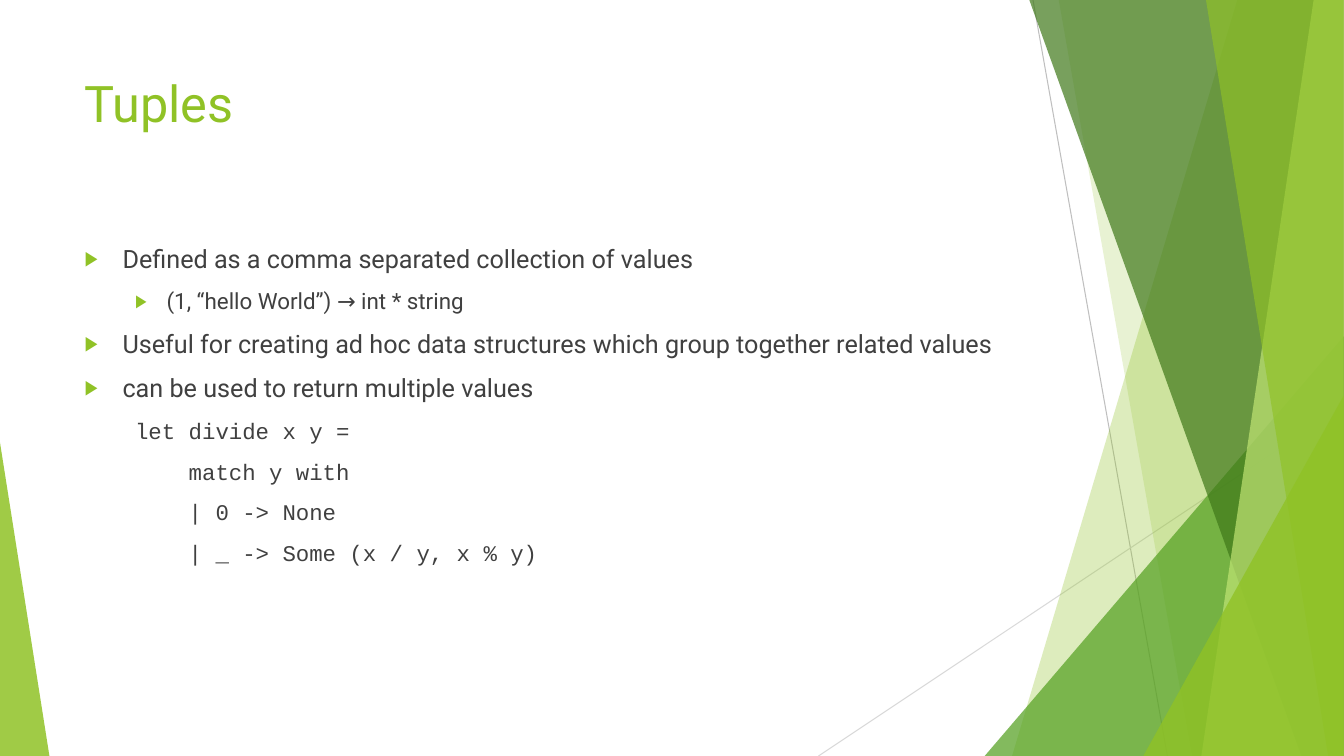
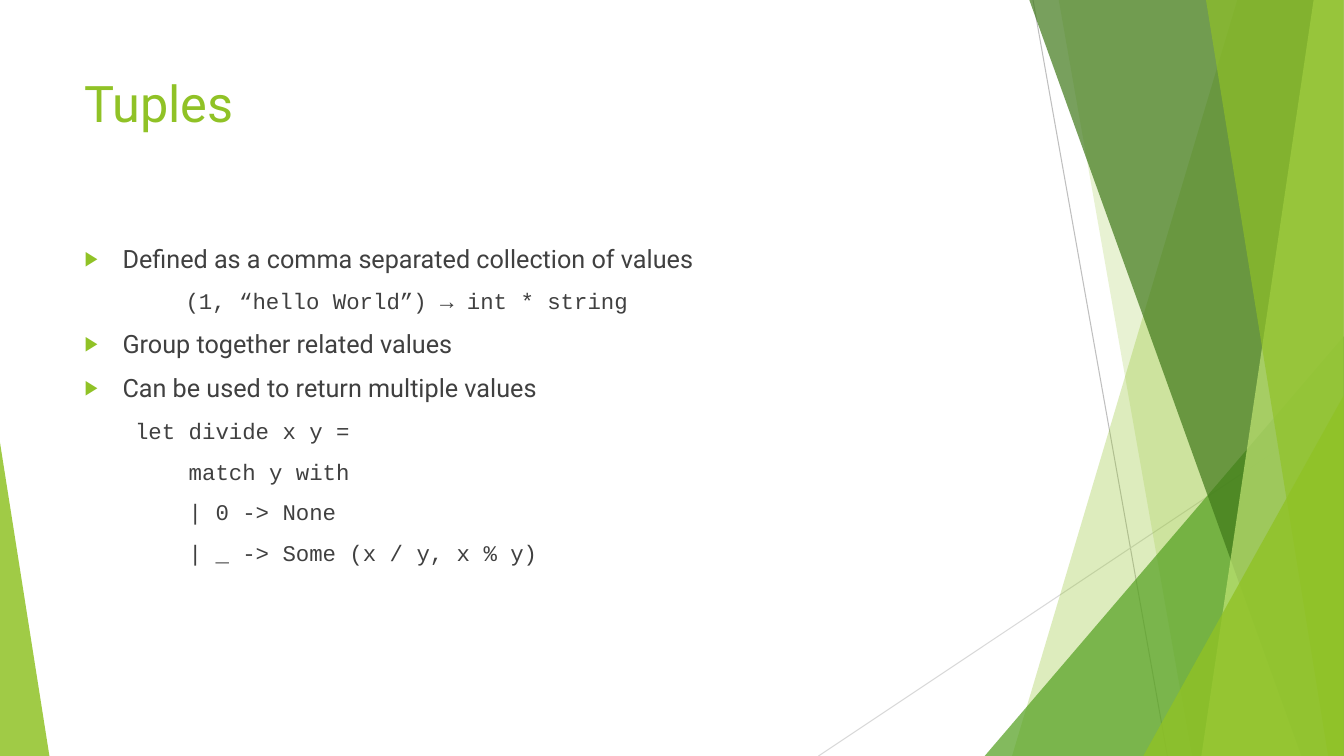
Before and after one commit to danielepo/F-Bootcamp, a slide deck: slide 42 of Presentation/Functional Programming with FSharp.pptx (slide 43 before the commit). Drawn at 1344x756 pixels with LibreOffice and Linux fonts; fonts in the diff are those of the drawing. Boxes give left, top, right and bottom in pixels: in the first picture for what was removed or moved away, otherwise in the second. Text is boxed around its words. In the diff, an @@ line names an element or a change of style, - is before the commit and + after.

```diff
--- a/Presentation/Functional Programming with FSharp.pptx
+++ b/Presentation/Functional Programming with FSharp.pptx
@@ text at (186, 293, 627, 314): font Roboto to Courier New in "(1, “hello World”) → int * string"; bullet ▶ to none @@
@@ text at (123, 334, 536, 402): text changed @@
-▶ Useful for creating ad hoc data structures which group together related values
-▶ can be used to return multiple values
+▶ Group together related values
+▶ Can be used to return multiple values
```
Also in this commit, not shown: 23 other slides changed, 1 slide removed.
